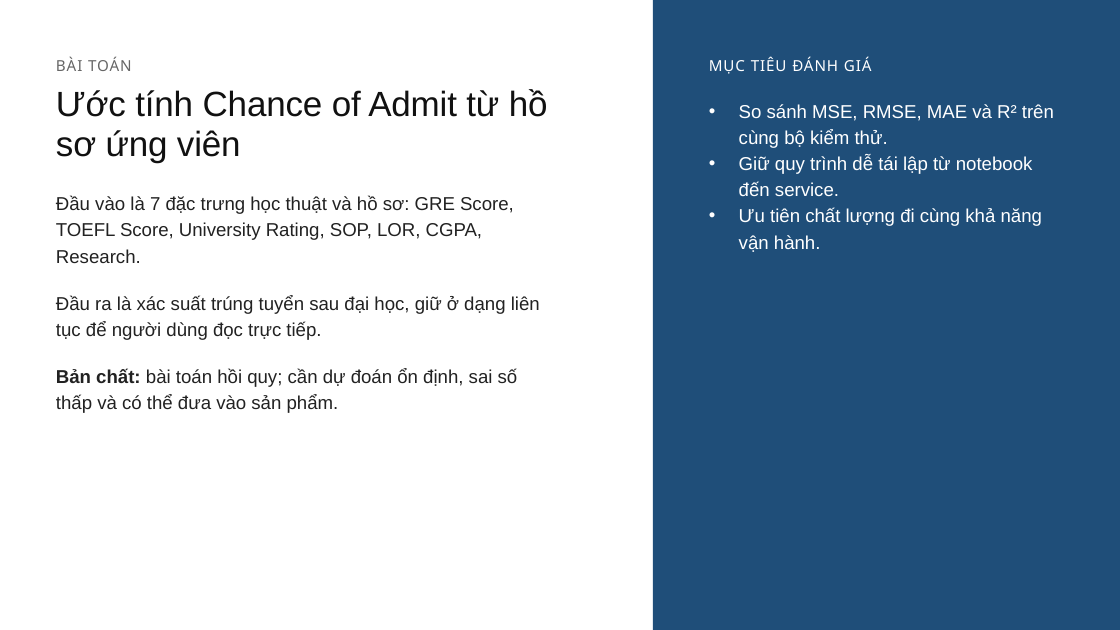
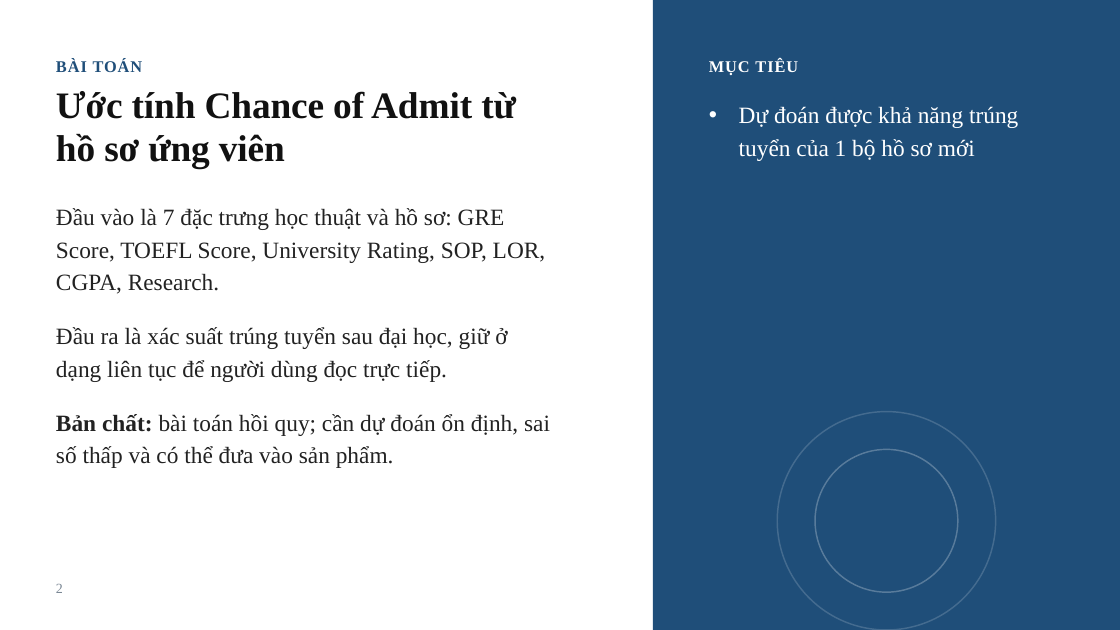
Before and after one commit to hiudz377/02_10123298_10123135_DuDoanKhaNangTrungTuyenSauDaiHoc, a slide deck: slide 2 of docs/slide.pptx. Drawn at 1120x630 pixels with LibreOffice and Linux fonts; fonts in the diff are those of the drawing; background and template pictures are left out. Boxes give left, top, right and bottom in pixels: in the first picture for what was removed or moved away, otherwise in the second. Text is boxed around its words. In the diff, an @@ line names an element or a change of style, - is before the commit and + after.

```diff
--- a/docs/slide.pptx
+++ b/docs/slide.pptx
@@ text "BÀI TOÁN" at <box>56,59,143,72</box>: size 13 to 14 pt, font Noto Sans to Times New Roman, text colour #666666 to #1F4E79, bold on @@
@@ text at <box>709,59,798,75</box>: text changed; size 13 to 14 pt; font Noto Sans to Times New Roman; bold on @@
-MỤC TIÊU ĐÁNH GIÁ
+MỤC TIÊU
@@ text "Ước tính Chance of Admit ..." at <box>56,91,516,168</box>: size 30 to 32 pt, font Arial to Times New Roman, bold on @@
@@ text at <box>739,106,1018,161</box>: text changed; size 16 to 20 pt; font Arial to Times New Roman @@
-• So sánh MSE, RMSE, MAE và R² trên cùng bộ kiểm thử.
-• Giữ quy trình dễ tái lập từ notebook đến service.
-• Ưu tiên chất lượng đi cùng khả năng vận hành.
+• Dự đoán được khả năng trúng tuyển của 1 bộ hồ sơ mới
@@ text "Đầu vào là 7 đặc ...": place and size @@
-text "Đầu vào là 7 đặc ..." at <box>56,196,540,413</box>
+text "Đầu vào là 7 đặc ..." at <box>56,208,550,468</box>
@@ text "Đầu vào là 7 đặc ..." at <box>56,208,550,468</box>: size 16 to 20 pt, font Arial to Times New Roman @@
@@ ellipse added at <box>777,412,996,630</box>, outline #FFFFFF 1.25 pt @@
@@ ellipse added at <box>815,450,958,592</box>, outline #FFFFFF 1.25 pt @@
@@ page number added at <box>56,584,63,593</box>, 12 pt, text #7A8794 @@
+2
```
Also in this commit, not shown: 22 other slides changed.
